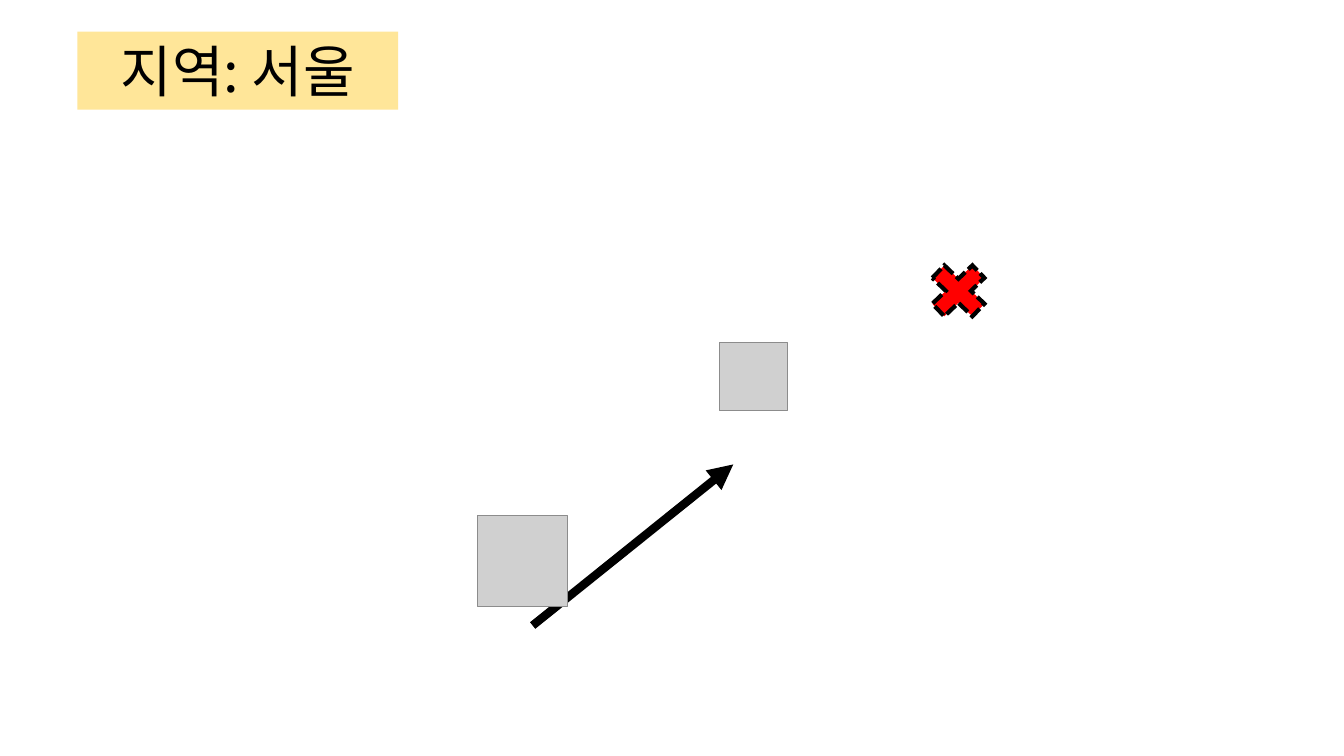
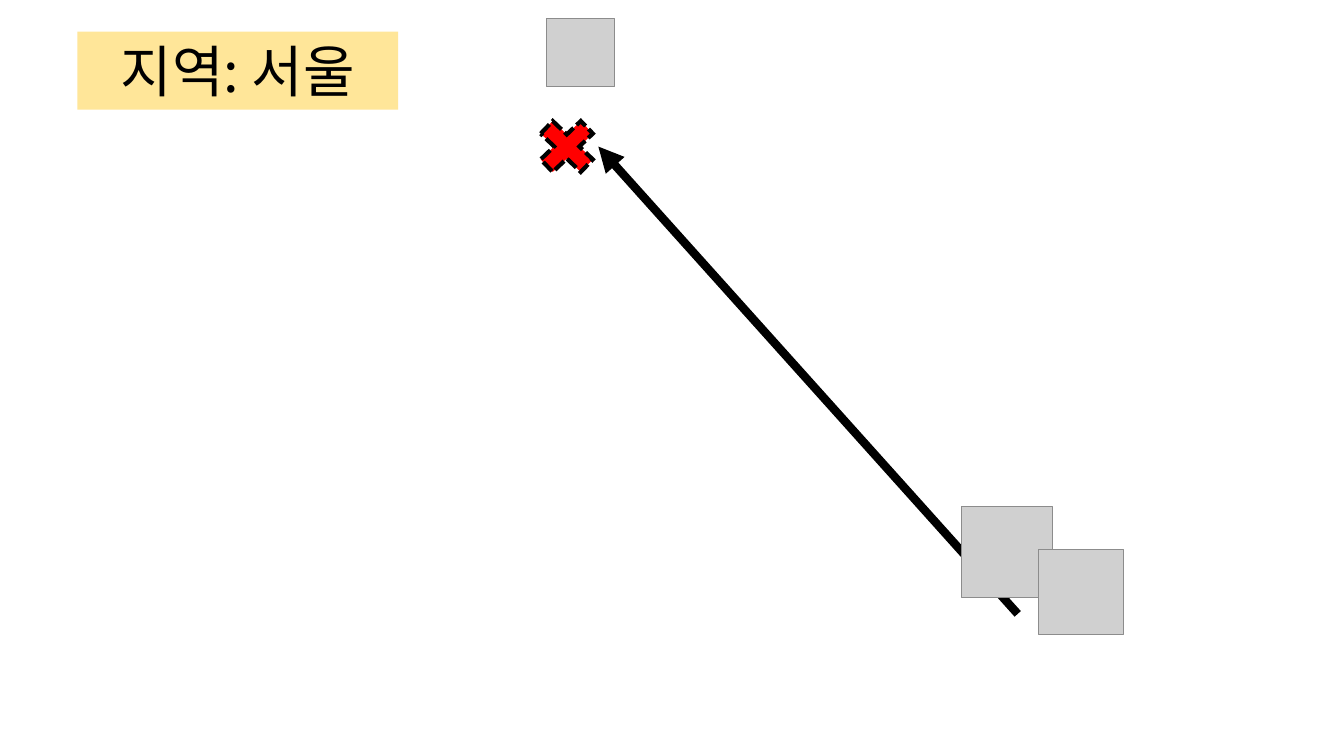
Before and after one commit to kyungsook/covid-19-notification, a slide deck: slide 13 of video.pptx (slide 9 before the commit). Drawn at 1344x756 pixels with LibreOffice and Linux fonts; fonts in the diff are those of the drawing; grey boxes stand for pictures; background and template pictures are left out. Boxes give left, top, right and bottom in pixels: in the first picture for what was removed or moved away, otherwise in the second. Text is boxed around its words. In the diff, an @@ line names an element or a change of style, - is before the commit and + after.

```diff
--- a/video.pptx
+++ b/video.pptx
@@ picture: place and size @@
-picture at [720, 343, 788, 411]
+picture at [546, 19, 615, 88]
@@ cross: place and size @@
-cross at [921, 254, 997, 328]
+cross at [528, 110, 605, 184]
@@ arrow moved from (532, 626) - (733, 465) to (1018, 614) - (599, 146) @@
@@ picture: place and size @@
-picture at [477, 516, 568, 607]
+picture at [962, 507, 1053, 598]
@@ picture added at [1038, 549, 1123, 634] @@
```
Also in this commit, not shown: 1 other slide changed, 12 slides added, 7 slides removed, 4 other files.
